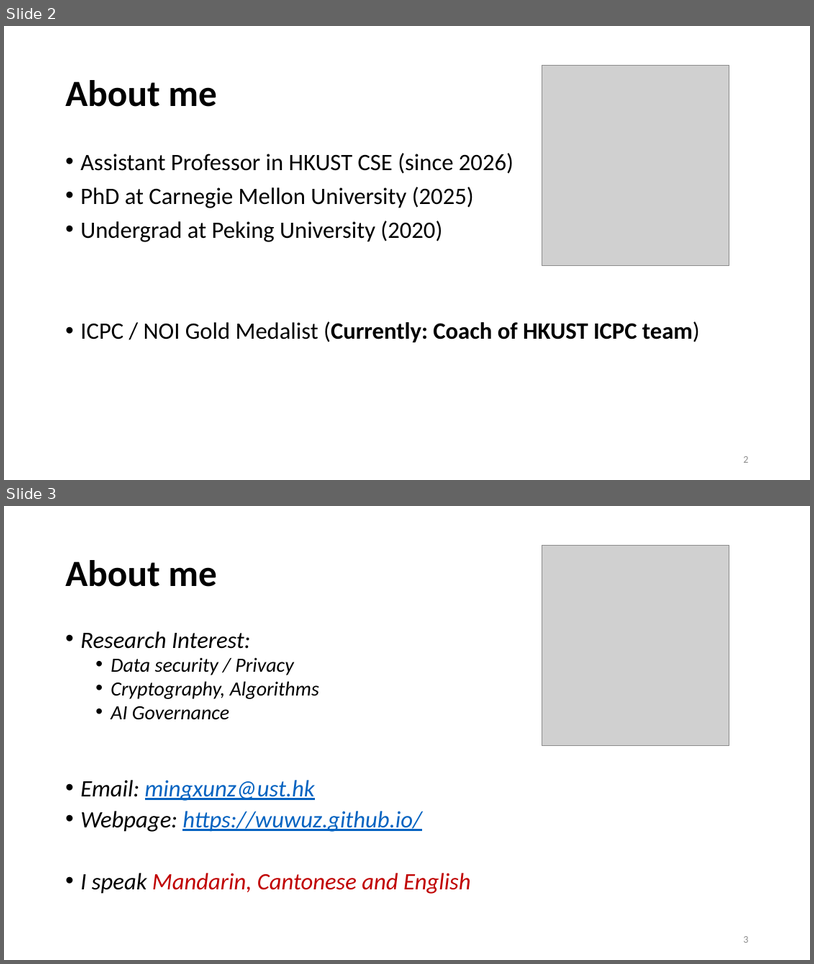
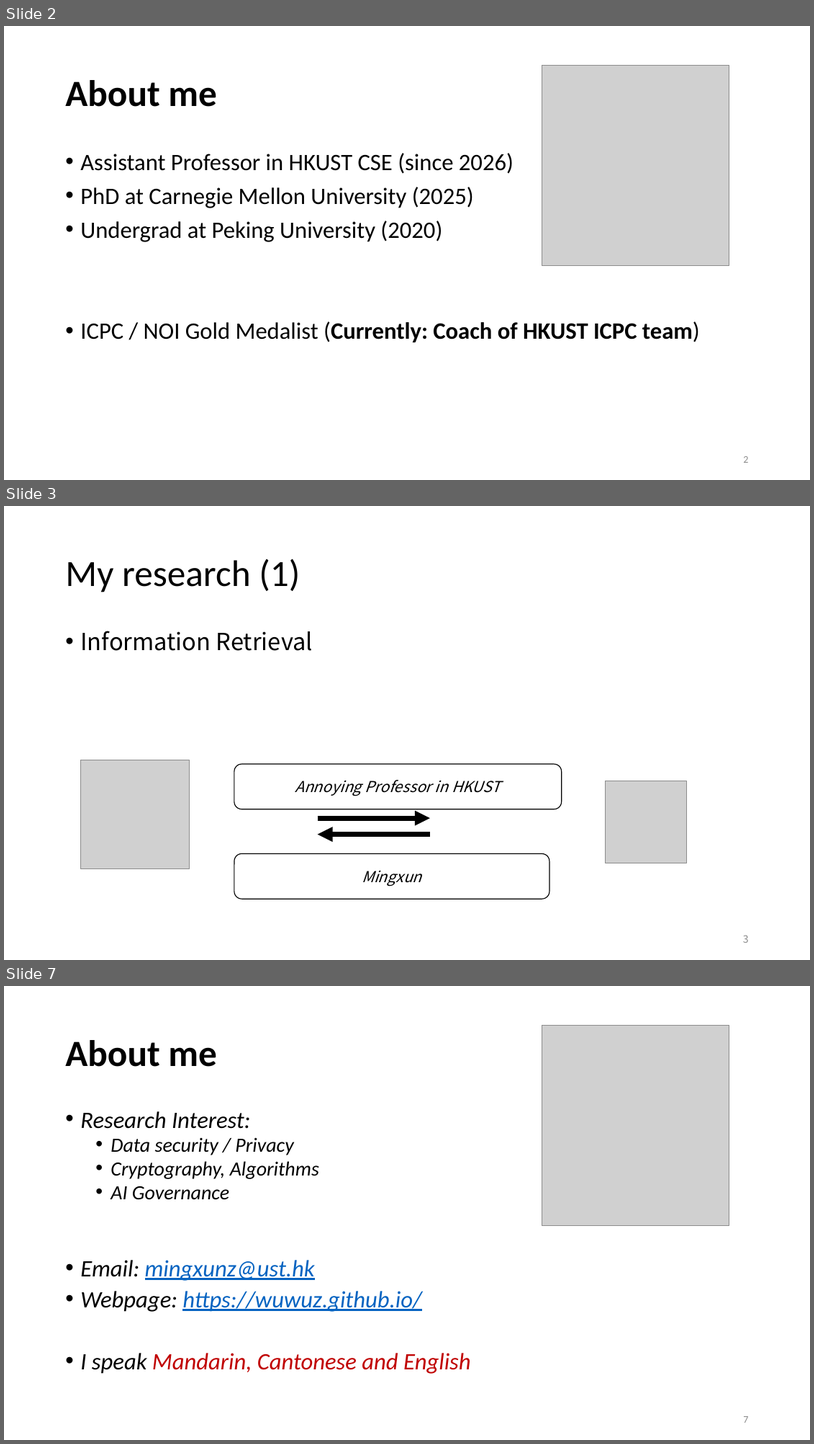
Before and after one commit to wuwuz/wuwuz.github.io, a slide deck: COMP2711/Materials/L00-Intro.pptx. Shown one above the other, each under a label of ours: slides 2 and 3 before the commit, slides 2, 3 and 7 after it; the slides between them are not shown. The pictures are 814x964 and 814x1444 pixels, drawn with LibreOffice and Linux fonts; fonts in the diff are those of the drawing; grey boxes stand for pictures. Boxes give left, top, right and bottom in pixels: in the first picture for what was removed or moved away, otherwise in the second. Text is boxed around its words. In the diff, an @@ line names an element or a change of style, - is before the commit and + after.

```diff
--- a/COMP2711/Materials/L00-Intro.pptx
+++ b/COMP2711/Materials/L00-Intro.pptx
@@ slide 3 added at (4, 506, 810, 960), background #FFFFFF @@
@@ title added at (65, 559, 300, 592), 44 pt, text #000000 @@
+My research (1)
@@ text added at (80, 631, 313, 651), 28 pt, text #000000 @@
+• Information Retrieval
@@ picture added at (81, 760, 189, 868) @@
@@ rounded rectangle added at (234, 764, 562, 809), fill #FFFFFF, outline #000000 1 pt, 18 pt, text #000000, italic @@
+Annoying Professor in HKUST
@@ picture added at (605, 781, 687, 863) @@
@@ arrow added from (318, 818) to (430, 818), #000000 6 pt @@
@@ arrow added from (430, 834) to (318, 834), #000000 6 pt @@
@@ rounded rectangle added at (234, 853, 550, 898), fill #FFFFFF, outline #000000 1 pt, 18 pt, text #000000, italic @@
+Mingxun
@@ page number added at (743, 934, 749, 942), 12 pt, text #8C8C8C @@
+3
@@ what was slide 3 is now slide 7 @@
@@ page number at (743, 1416, 748, 1422): text changed @@
-3
+7
```
Also in this commit, not shown: 3 slides changed, 4 other slides added.
